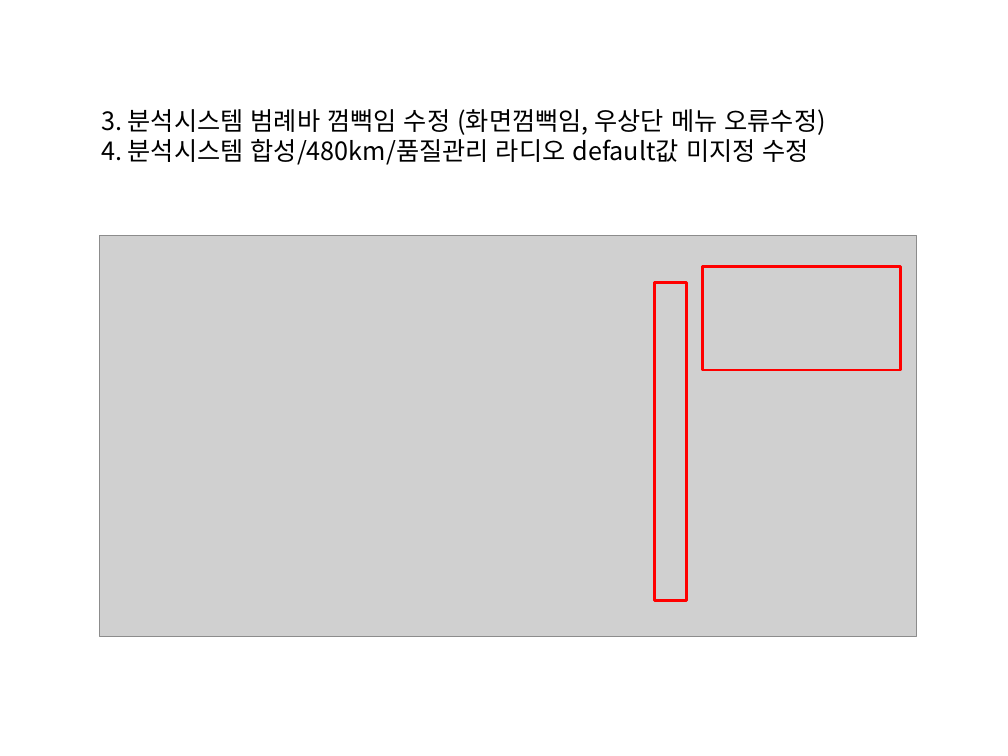
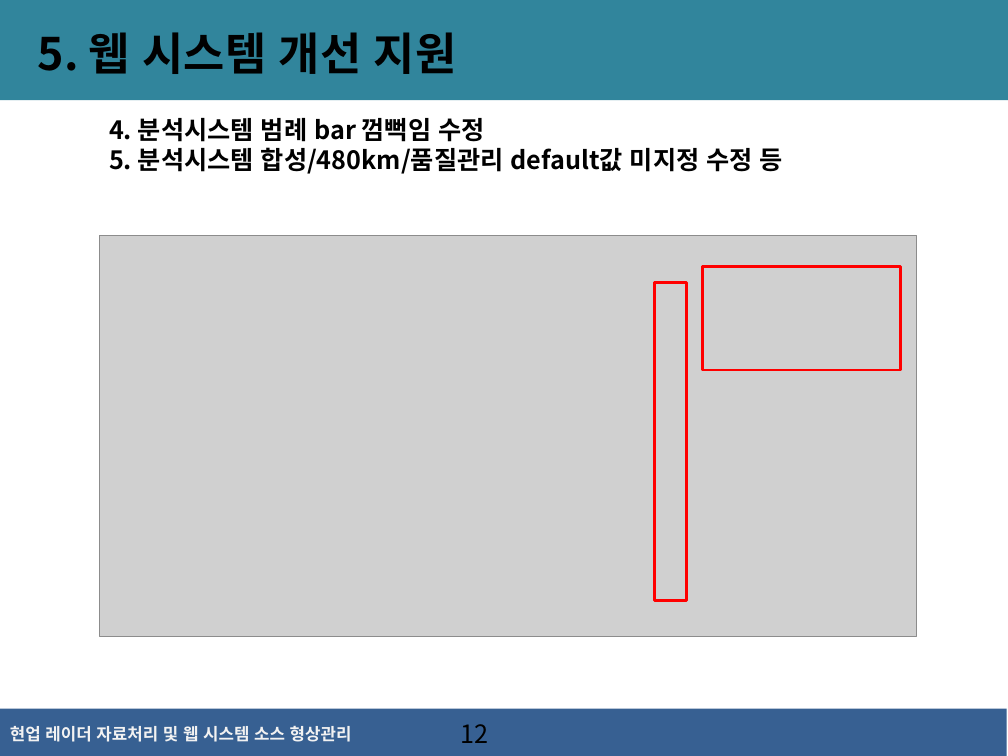
Before and after one commit to kodak00/FirstJava, a slide deck: slide 12 of 현업 레이더자료처리 및 웹시스템 소스 형상관리(김언식).pptx. Drawn at 1008x756 pixels with LibreOffice and Linux fonts; fonts in the diff are those of the drawing; grey boxes stand for pictures; background and template pictures are left out. Boxes give left, top, right and bottom in pixels: in the first picture for what was removed or moved away, otherwise in the second. Text is boxed around its words. In the diff, an @@ line names an element or a change of style, - is before the commit and + after.

```diff
--- a/현업 레이더자료처리 및 웹시스템 소스 형상관리(김언식).pptx
+++ b/현업 레이더자료처리 및 웹시스템 소스 형상관리(김언식).pptx
@@ rectangle added at [0, 0, 1008, 100], fill #31859C @@
@@ text added at [38, 32, 456, 74], 32 pt, text #000000, bold @@
+5. 웹 시스템 개선 지원
@@ text at [109, 118, 783, 174]: text changed; bold on @@
-3. 분석시스템 범례바 껌뻑임 수정 (화면껌뻑임, 우상단 메뉴 오류수정)
-4. 분석시스템 합성/480km/품질관리 라디오 default값 미지정 수정
+4. 분석시스템 범례 bar 껌뻑임 수정
+5. 분석시스템 합성/480km/품질관리 default값 미지정 수정 등
@@ rectangle added at [0, 709, 1007, 756], fill #376092 @@
@@ text added at [10, 726, 352, 742], 12 pt, text #F2F2F2, bold @@
+현업 레이더 자료처리 및 웹 시스템 소스 형상관리
@@ page number added at [460, 724, 488, 743], 18 pt, text #000000 @@
+12
```
Also in this commit, not shown: 9 other slides changed, 6 slides added, 3 slides removed.
